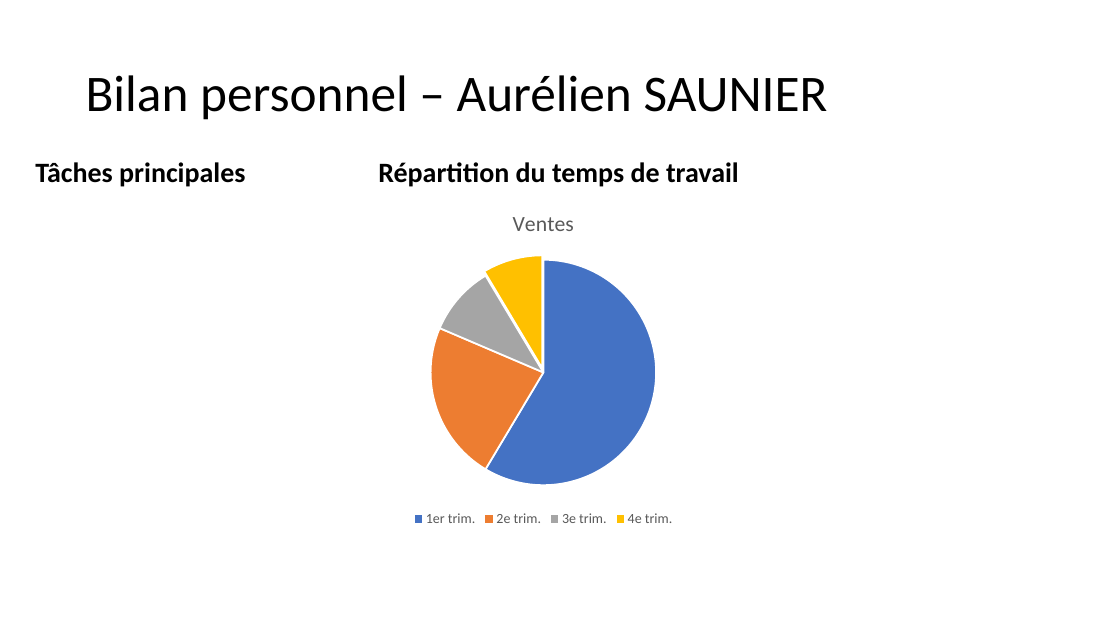
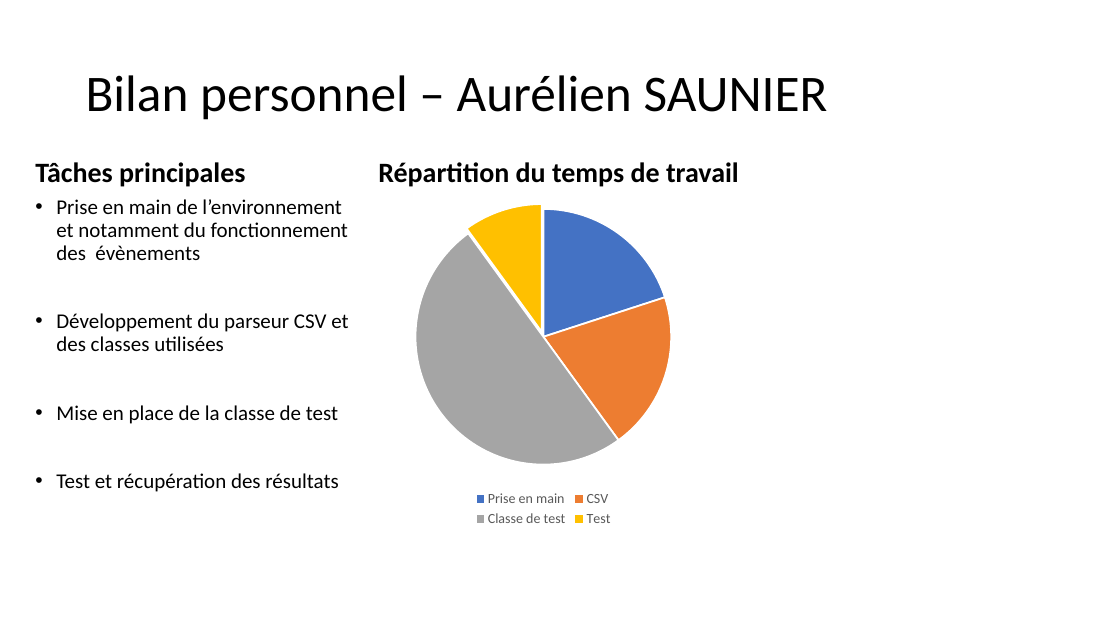
Before and after one commit to PorteAntoine/IHM_PEPPER_CPE2017, a slide deck: slide 20 of Rapport/Diapo_ihm_pepper.pptx (slide 19 before the commit). Drawn at 1120x630 pixels with LibreOffice and Linux fonts; fonts in the diff are those of the drawing; background and template pictures are left out. Boxes give left, top, right and bottom in pixels: in the first picture for what was removed or moved away, otherwise in the second. Text is boxed around its words. In the diff, an @@ line names an element or a change of style, - is before the commit and + after.

Commit message:
Add slide of Aurélien

```diff
--- a/Rapport/Diapo_ihm_pepper.pptx
+++ b/Rapport/Diapo_ihm_pepper.pptx
@@ text added at bbox=[56, 199, 348, 492], 18 pt, text #000000 @@
+• Prise en main de l’environnement et notamment du fonctionnement des évènements
+• Développement du parseur CSV et des classes utilisées
+• Mise en place de la classe de test
+• Test et récupération des résultats
@@ pie chart at bbox=[360, 192, 726, 531] @@
@@ title "Ventes" removed @@
-categories: 1er trim., 2e trim., 3e trim., 4e trim.
+categories: Prise en main, CSV, Classe de test, Test
-Ventes: 59, 23, 10, 9
+Series 1: 20, 20, 50, 10
```
Also in this commit, not shown: 1 other slide changed, 1 slide added.
